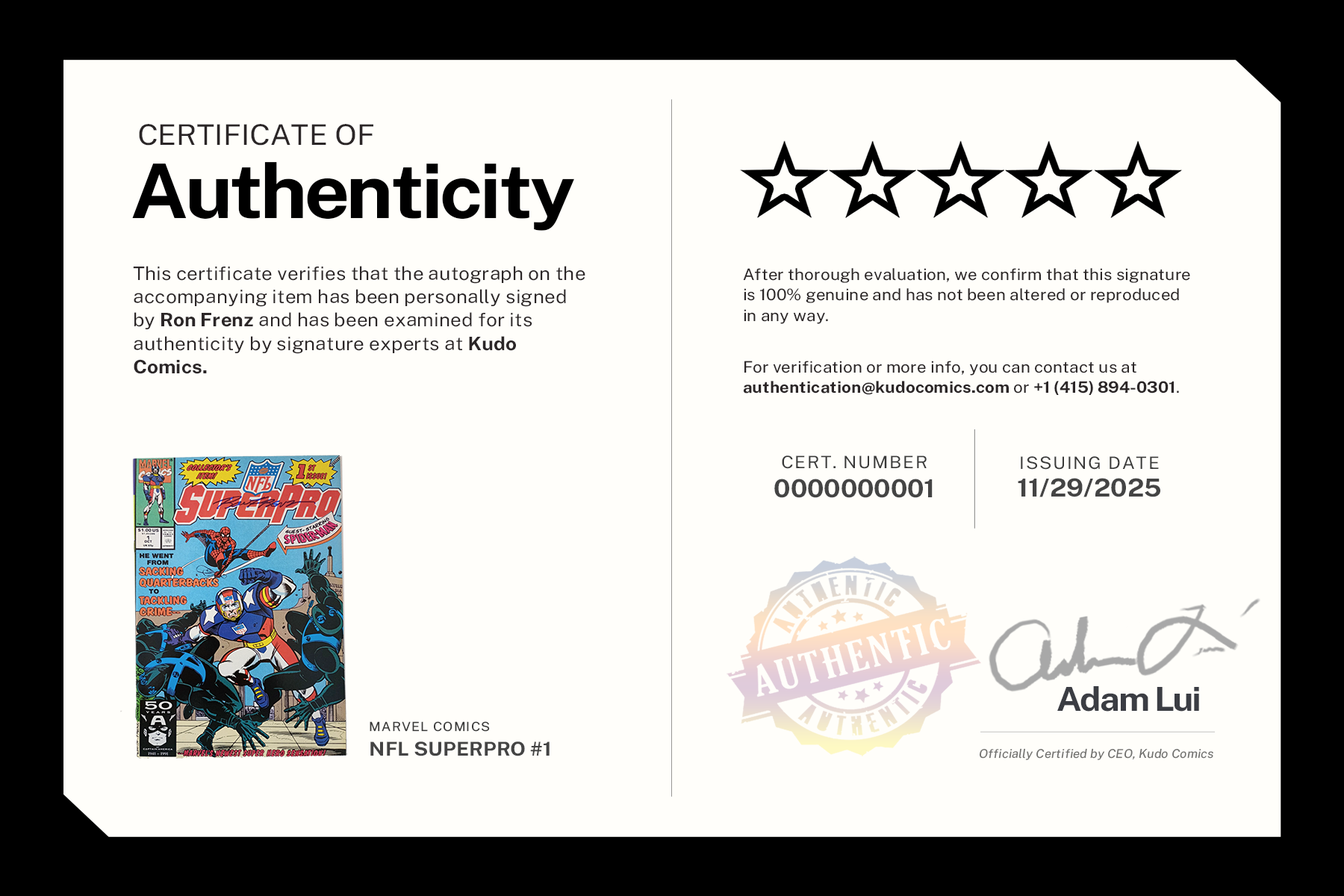
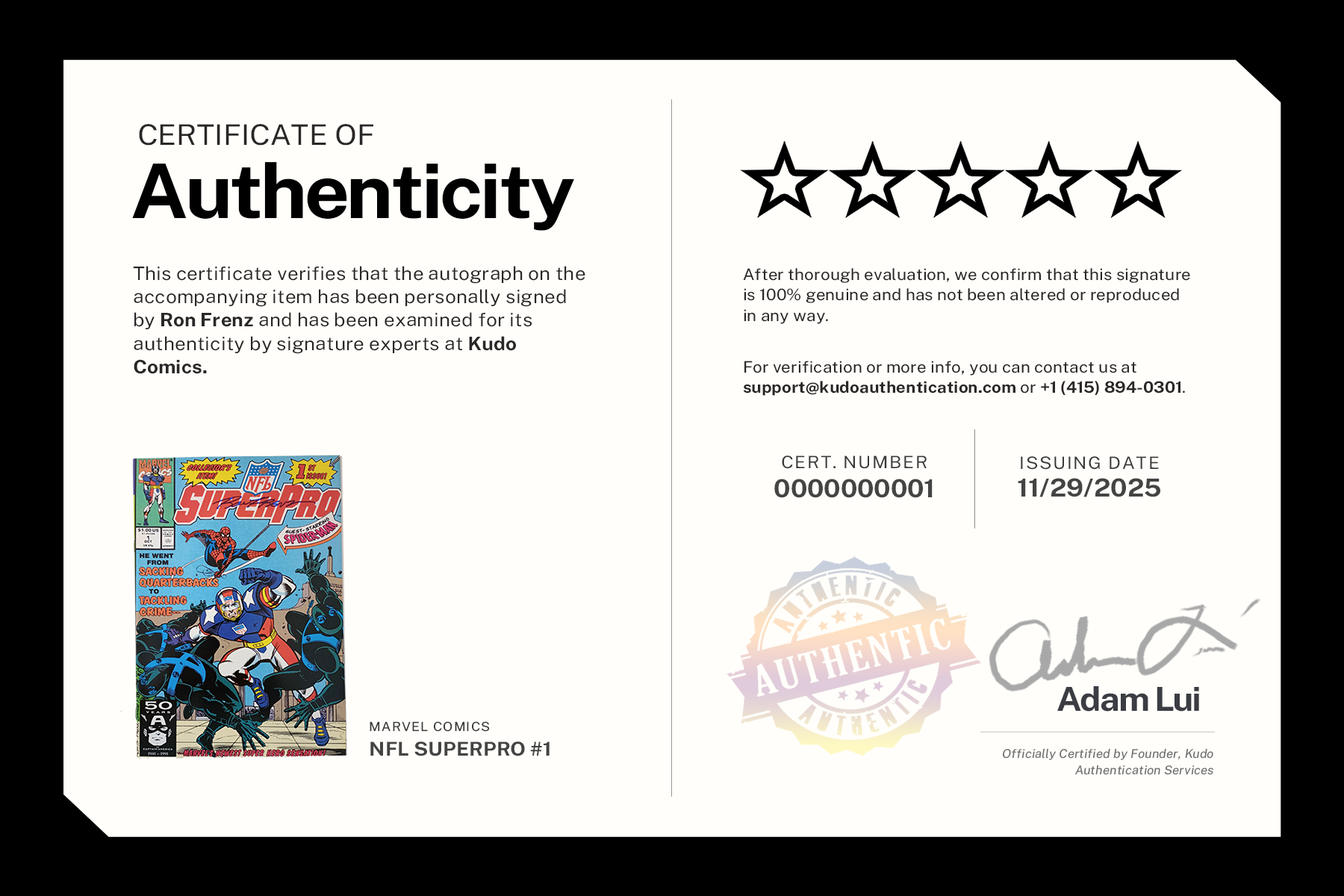
Layered file, before and after one edit (1344 × 896). Changes by layer:
renamed "For verification or more info, you can contact us at authentica" to "For verification or more info, you can contact us at support@ku", painted on it over (742, 380, 1185, 396)
renamed "Officially Certified by CEO, Kudo Comics" to "Officially Certified by Founder, Kudo Authentication Services", painted on it over (979, 747, 1213, 775)
